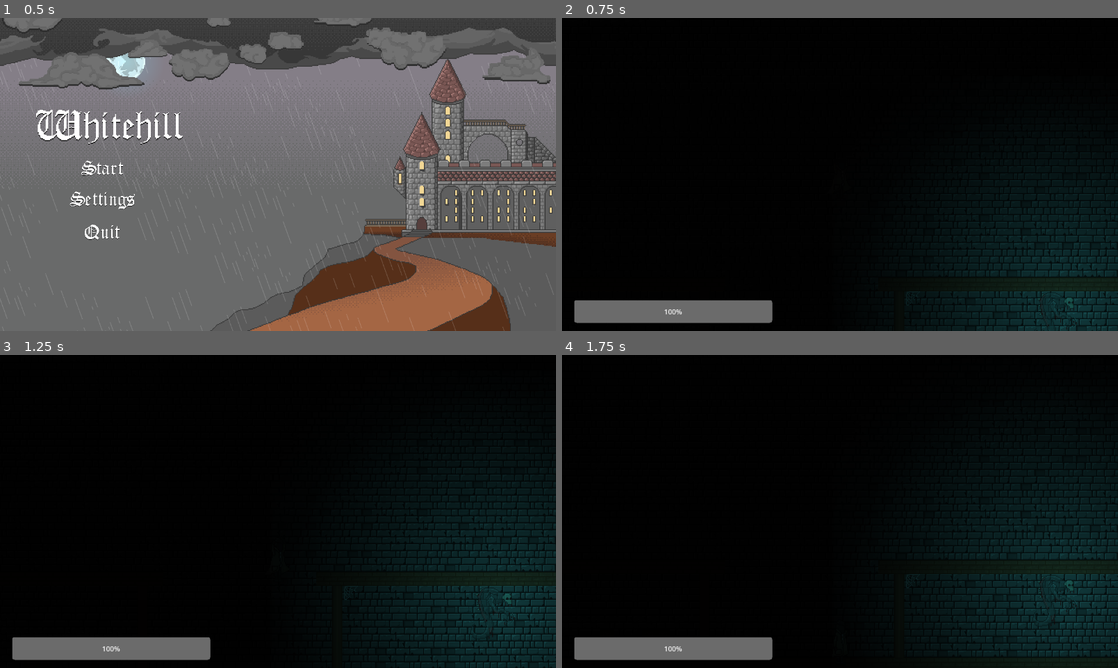
Above: before the commit, frames 1-4 (two rows, left to right).
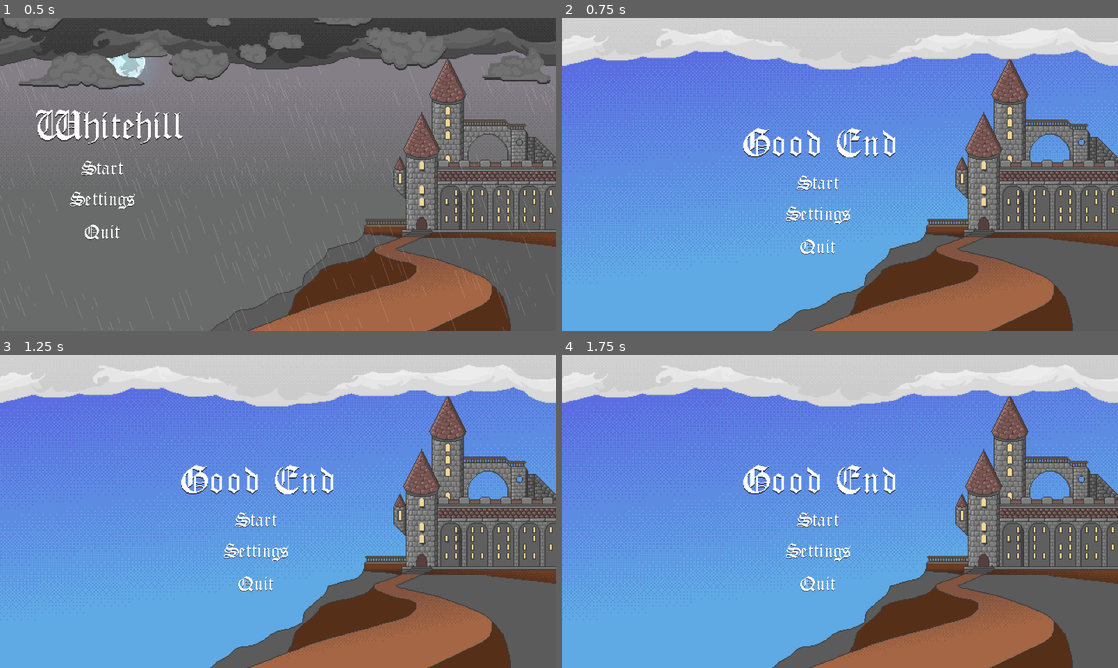
Above: after the commit, the same moments.

Repository: lestercantor/gwj-74---haunted
Game: Godot game, scene res://Art Assets/Art Scenes/MainMenuBackground.tscn
Same seed, same stepped clock (60 frames per second), same inputs: the game is played once before the commit and once after it. This scene is started directly instead of the project's main scene.
Inputs (mouse positions are in pixels of both pictures, inside the frame that each line leads up to):
- Up to frame 1 (0.5 s): no input
- Up to frame 2 (0.75 s): click (662, 199) at 0.5 s
- Up to frame 3 (1.25 s): no input
- Up to frame 4 (1.75 s): click (817, 552) at 1.27 s

Frame 1 is identical in both runs. In frame 2, 100% of the frame differs, in the area x 0-100%, y 0-100%; in frame 3, 100%; in frame 4, 100%.

Commit message:
tweaked lightning

Diff:
--- a/Art Assets/Art Scenes/LightningScene.tscn
+++ b/Art Assets/Art Scenes/LightningScene.tscn
@@ -1,37 +1,20 @@
-[gd_scene load_steps=5 format=3 uid="uid://3ctt5ma2xwd5"]
+[gd_scene load_steps=3 format=3 uid="uid://3ctt5ma2xwd5"]
 
 [ext_resource type="Script" path="res://Art Assets/ArtScripts/LightningFlash.gd" id="1_k6gwx"]
-[ext_resource type="Texture2D" uid="uid://bfdym4jq7vxp4" path="res://Art Assets/Backgrounds/Lightning01.png" id="1_om07u"]
-
-[sub_resource type="Gradient" id="Gradient_rp6ts"]
-offsets = PackedFloat32Array(0, 0.821101)
-colors = PackedColorArray(1, 1, 1, 1, 0, 0, 0, 1)
-
-[sub_resource type="GradientTexture2D" id="GradientTexture2D_wv3nh"]
-gradient = SubResource("Gradient_rp6ts")
-fill = 1
-fill_from = Vector2(0.495726, 0.491453)
-fill_to = Vector2(0.931624, 0.0512821)
+[ext_resource type="Texture2D" uid="uid://bfdym4jq7vxp4" path="res://Art Assets/Effects/Lightning01.png" id="1_om07u"]
 
 [node name="Lightning" type="Node2D"]
 script = ExtResource("1_k6gwx")
 TimerLength = 2.0
 
-[node name="Sprite2D" type="Sprite2D" parent="."]
-modulate = Color(0.90124, 0.816338, 0.588069, 1)
-scale = Vector2(2, 2)
+[node name="PointLight2D" type="PointLight2D" parent="."]
+position = Vector2(0, 1)
+shadow_enabled = true
 texture = ExtResource("1_om07u")
+texture_scale = 2.0
+height = 512.0
 
-[node name="Timer" type="Timer" parent="Sprite2D"]
+[node name="Timer" type="Timer" parent="PointLight2D"]
 autostart = true
 
-[node name="PointLight2D" type="PointLight2D" parent="Sprite2D"]
-position = Vector2(3.5, 10.5)
-scale = Vector2(0.5, 0.5)
-color = Color(1, 0.826794, 0.134686, 1)
-energy = 0.33
-texture = SubResource("GradientTexture2D_wv3nh")
-texture_scale = 2.65
-height = 512.0
-
-[connection signal="timeout" from="Sprite2D/Timer" to="." method="_on_timer_timeout"]
+[connection signal="timeout" from="PointLight2D/Timer" to="." method="_on_timer_timeout"]
--- a/Art Assets/Art Scenes/Mainmenu.tscn
+++ b/Art Assets/Art Scenes/Mainmenu.tscn
@@ -36,13 +36,8 @@
 
 [node name="SettingsButton" type="Button" parent="VBoxContainer"]
 layout_mode = 2
-focus_mode = 0
-theme_override_fonts/font = ExtResource("1_3l4ce")
-theme_override_font_sizes/font_size = 50
 icon = ExtResource("4_tioxj")
 flat = true
-alignment = 0
-icon_alignment = 1
 
 [node name="QuitButton" type="Button" parent="VBoxContainer"]
 layout_mode = 2
@@ -55,5 +50,5 @@
 icon_alignment = 1
 
 [connection signal="pressed" from="VBoxContainer/StartGameButton" to="." method="_on_start_game_button_pressed"]
-[connection signal="pressed" from="VBoxContainer/SettingsButton" to="." method="_on_start_game_button_pressed"]
+[connection signal="pressed" from="VBoxContainer/SettingsButton" to="." method="_on_settings_button_pressed"]
 [connection signal="pressed" from="VBoxContainer/QuitButton" to="." method="_on_quit_button_pressed"]
--- a/Art Assets/ArtScripts/LightningFlash.gd
+++ b/Art Assets/ArtScripts/LightningFlash.gd
@@ -3,12 +3,12 @@
 @export var TimerLength: float =  0
 
 func _ready() -> void:
-	$Sprite2D.hide()
+	$PointLight2D.hide()
 	randomize()
-	$Sprite2D/Timer.wait_time = randi_range(4,10)
+	$PointLight2D/Timer.wait_time = randi_range(4,10)
 
 
 func _on_timer_timeout() -> void:
-	$Sprite2D.show()
-	await get_tree().create_timer(0.2).timeout
-	$Sprite2D.hide()
+	$PointLight2D.show()
+	await get_tree().create_timer(0.8).timeout
+	$PointLight2D.hide()
--- a/Art Assets/ArtScripts/mainmenu.gd
+++ b/Art Assets/ArtScripts/mainmenu.gd
@@ -10,3 +10,7 @@
 
 func _on_quit_button_pressed() -> void:
 	get_tree().quit()
+
+
+func _on_settings_button_pressed() -> void:
+	get_tree().change_scene_to_file("res://Art Assets/Art Scenes/GoodEndScene.tscn")
Renamed: Art Assets/Backgrounds/Lightning01.png -> Art Assets/Effects/Lightning01.png
Not shown, changed: Art Assets/Effects/Lightning01.png.import
